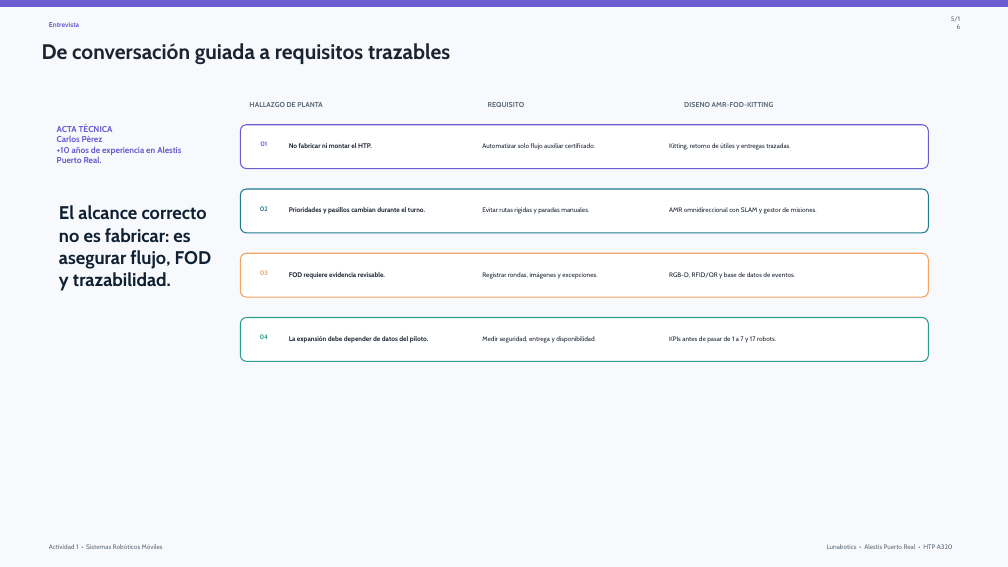
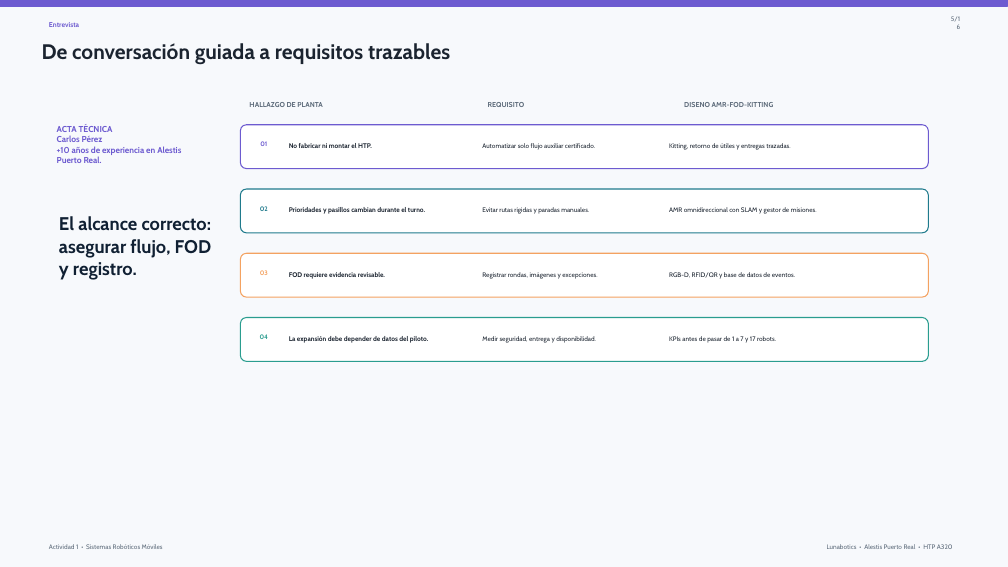
Before and after one commit to jlmayorgaco/viu-mrob-sistemas-roboticos-moviles, a slide deck: slide 5 of actividad1/slides/Actividad1_AMR_FOD_Kitting_editable.pptx. Drawn at 1008x567 pixels with LibreOffice and Linux fonts; fonts in the diff are those of the drawing. Boxes give left, top, right and bottom in pixels: in the first picture for what was removed or moved away, otherwise in the second. Text is boxed around its words. In the diff, an @@ line names an element or a change of style, - is before the commit and + after.

```diff
--- a/actividad1/slides/Actividad1_AMR_FOD_Kitting_editable.pptx
+++ b/actividad1/slides/Actividad1_AMR_FOD_Kitting_editable.pptx
@@ text at <box>59,216,212,279</box>: text changed @@
-El alcance correcto no es fabricar: es asegurar flujo, FOD y trazabilidad.
+El alcance correcto: asegurar flujo, FOD y registro.
```
Also in this commit, not shown: 9 other slides changed, 28 other files.
